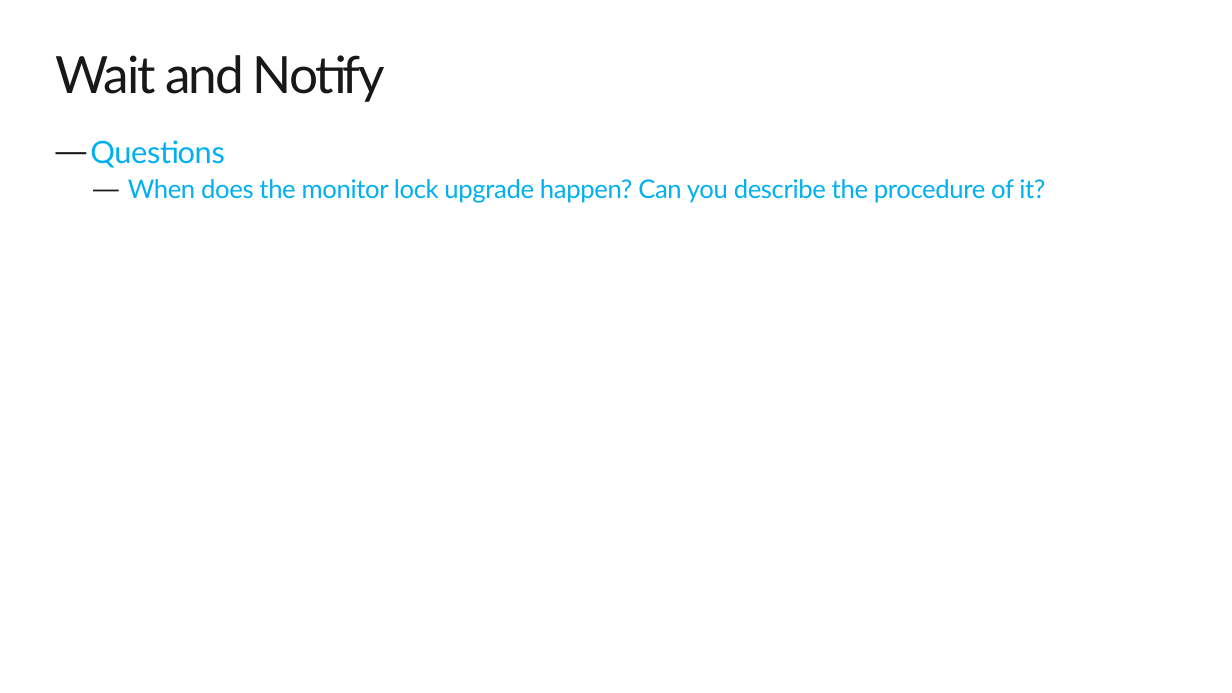
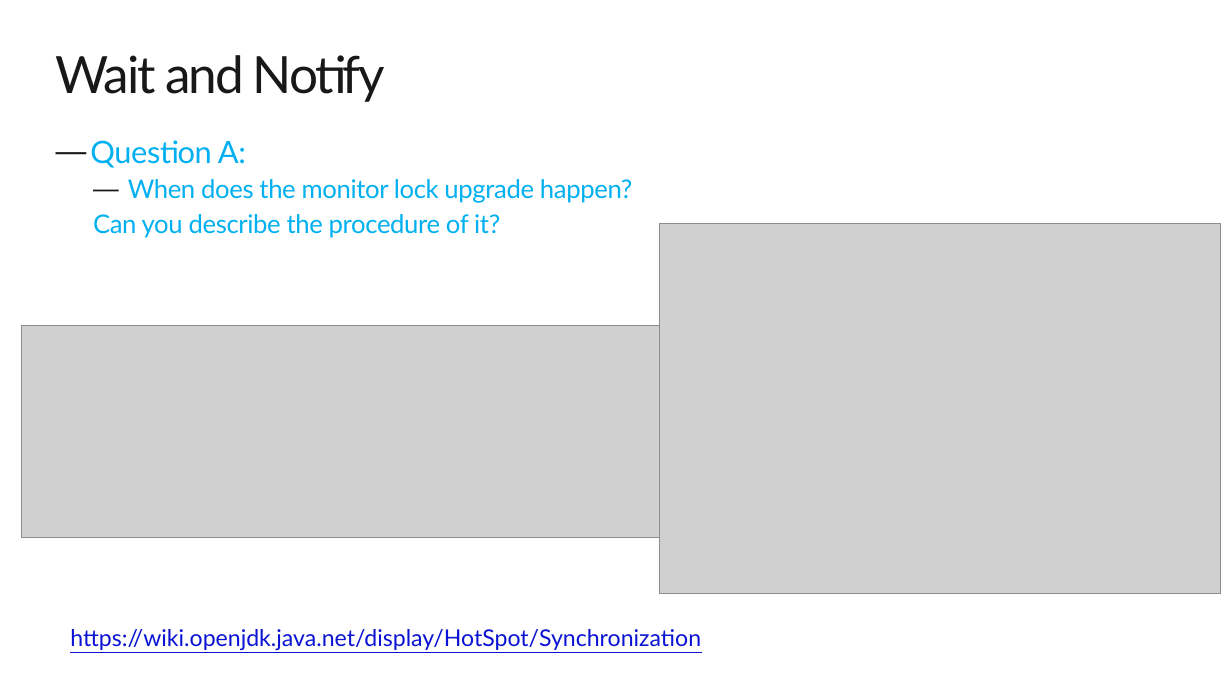
Before and after one commit to exiaoqu/ProducerConsumerProblemInJava, a slide deck: slide 9 of Producer and Consumer in Java.pptx (slide 8 before the commit). Drawn at 1232x693 pixels with LibreOffice and Linux fonts; fonts in the diff are those of the drawing; grey boxes stand for pictures; background and template pictures are left out. Boxes give left, top, right and bottom in pixels: in the first picture for what was removed or moved away, otherwise in the second. Text is boxed around its words. In the diff, an @@ line names an element or a change of style, - is before the commit and + after.

```diff
--- a/Producer and Consumer in Java.pptx
+++ b/Producer and Consumer in Java.pptx
@@ text at [90, 140, 632, 238]: text changed @@
-— Questions
-  — When does the monitor lock upgrade happen? Can you describe the procedure of it?
+— Question A:
+  — When does the monitor lock upgrade happen?
+  Can you describe the procedure of it?
@@ picture added at [659, 224, 1220, 593] @@
@@ picture added at [21, 325, 660, 537] @@
@@ text added at [70, 629, 701, 651], 18 pt, text #0A14D2, underline @@
+https://wiki.openjdk.java.net/display/HotSpot/Synchronization
```
Also in this commit, not shown: 15 other slides changed, 4 slides added, 5 slides removed.
